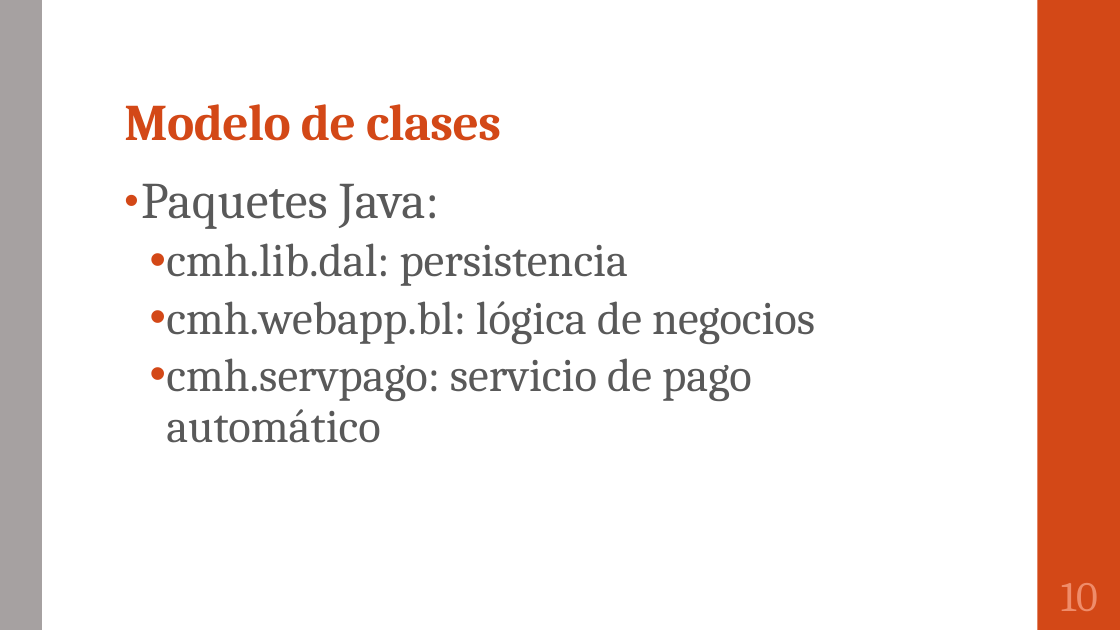
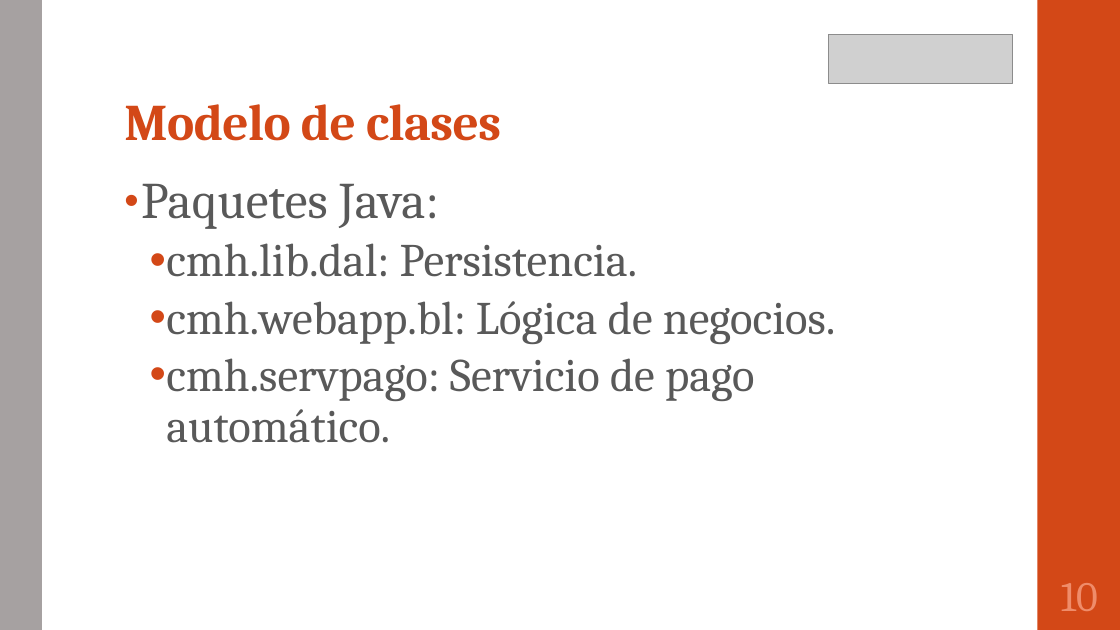
Before and after one commit to portafolio2016/hipocrates, a slide deck: slide 11 of presentación lunes 24 octubre 2016.pptx. Drawn at 1120x630 pixels with LibreOffice and Linux fonts; fonts in the diff are those of the drawing; grey boxes stand for pictures. Boxes give left, top, right and bottom in pixels: in the first picture for what was removed or moved away, otherwise in the second. Text is boxed around its words. In the diff, an @@ line names an element or a change of style, - is before the commit and + after.

```diff
--- a/presentación lunes 24 octubre 2016.pptx
+++ b/presentación lunes 24 octubre 2016.pptx
@@ picture added at [829, 34, 1013, 82] @@
@@ text at [166, 243, 836, 443]: text changed @@
-  • cmh.lib.dal: persistencia
-  • cmh.webapp.bl: lógica de negocios
-  • cmh.servpago: servicio de pago automático
+  • cmh.lib.dal: Persistencia.
+  • cmh.webapp.bl: Lógica de negocios.
+  • cmh.servpago: Servicio de pago automático.
```
Also in this commit, not shown: 16 other slides changed.
